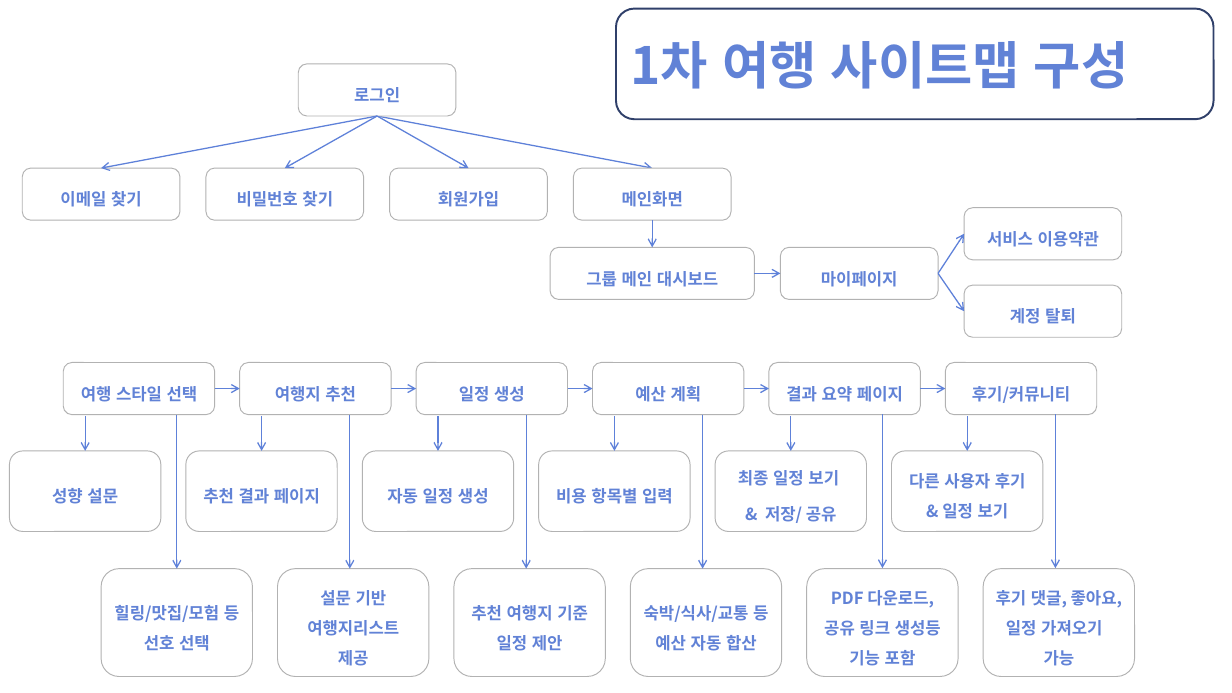
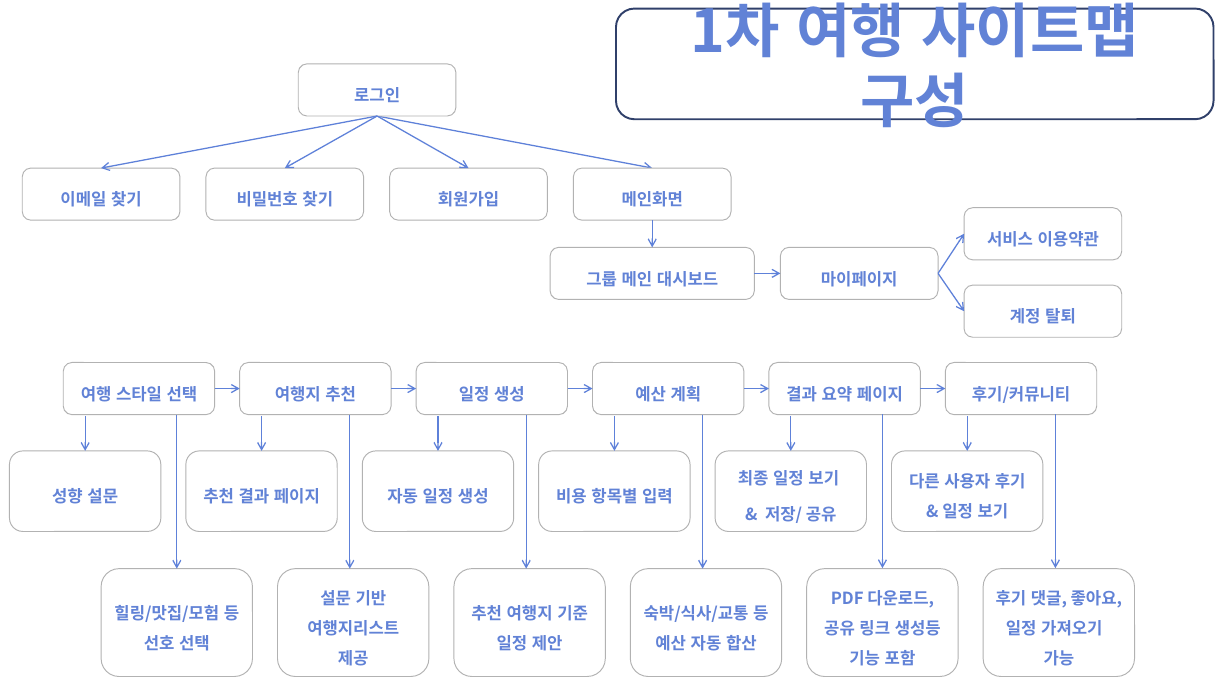
Before and after one commit to Ria007622/webtest, a slide deck: slide 2 of 2502110930 LMG.pptx. Drawn at 1232x693 pixels with LibreOffice and Linux fonts; fonts in the diff are those of the drawing. Boxes give left, top, right and bottom in pixels: in the first picture for what was removed or moved away, otherwise in the second. Text is boxed around its words. In the diff, an @@ line names an element or a change of style, - is before the commit and + after.

```diff
--- a/2502110930 LMG.pptx
+++ b/2502110930 LMG.pptx
@@ rounded rectangle "1차 여행 사이트맵 구성" at bbox=[616, 8, 1214, 119]: size 40 to 46 pt; alignment left to centre @@
```
Also in this commit, not shown: 10 other slides changed.
